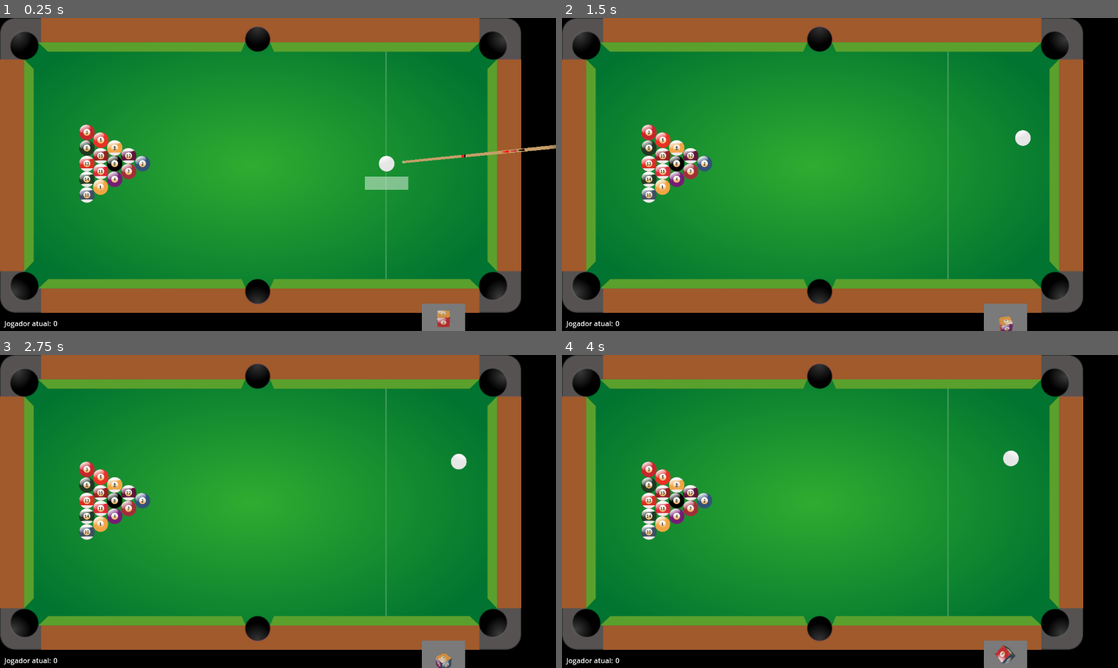
Above: before the commit, frames 1-4 (two rows, left to right).
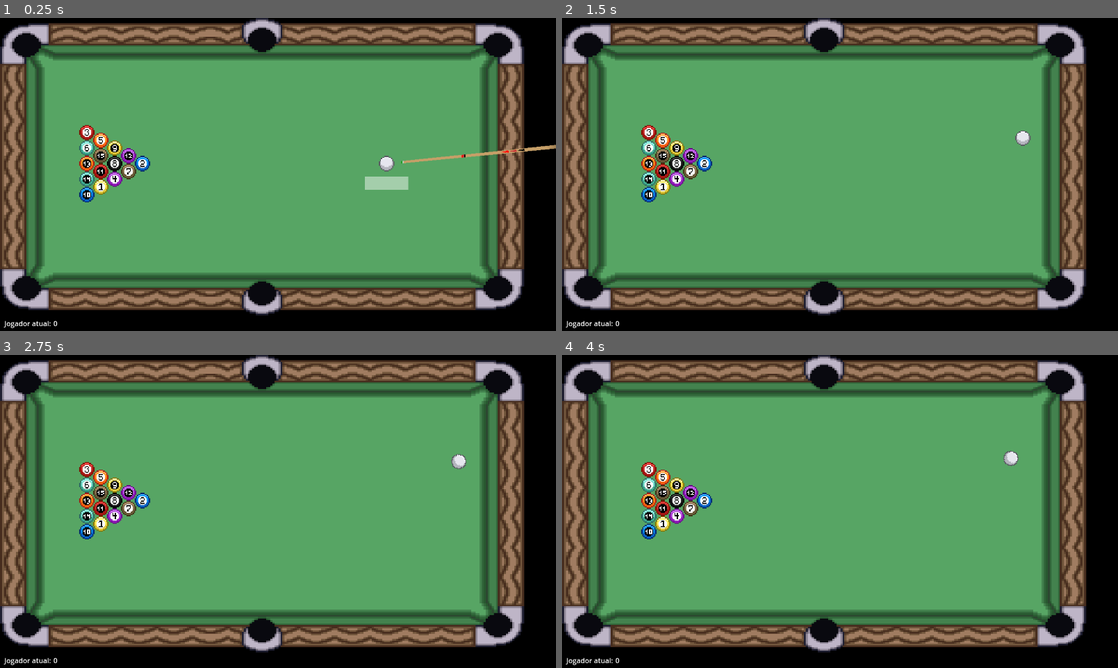
Above: after the commit, the same moments.

Repository: MathiasRLuz/Sinuca--8-Ball-Pool-
Game: Godot game, scene res://scenes/sinuca.tscn
Same seed, same stepped clock (60 frames per second), same inputs: the game is played once before the commit and once after it. The engine's default icon, where the game draws it, is replaced by a stand-in: a white triangle on a blue panel in a dark square.
Inputs (mouse positions are in pixels of both pictures, inside the frame that each line leads up to):
- Up to frame 1 (0.25 s): no input
- Up to frame 2 (1.5 s): move the mouse to (962, 158) at 0.52 s; hold D (right) 0.53-1.28 s; hold E (interact) 0.53-1.28 s; click (962, 158) at 0.67 s; tap Space at 0.77 s; move the mouse to (728, 190) at 1.27 s; hold S (down) from 1.28 s (still down); tap E (interact) at 1.35 s
- Up to frame 3 (2.75 s): tap Space at 1.52 s; move the mouse to (333, 442) at 2.02 s; release S (down) at 2.03 s; hold D (right) from 2.03 s (still down); hold E (interact) from 2.03 s (still down)
- Up to frame 4 (4 s): move the mouse to (812, 574) at 2.77 s; release D (right) at 2.78 s; release E (interact) at 2.78 s; hold W (up) 2.78-3.53 s; tap E (interact) at 2.85 s; click (812, 574) at 2.92 s; tap Space at 3.02, 3.77 s; move the mouse to (1006, 558) at 3.52 s; hold A (left) from 3.53 s (still down); hold E (interact) from 3.53 s (still down)

The runs differ from the first frame. In frame 1, 87% of the frame differs, in the area x 0-95%, y 0-100%; in frame 2, 88%; in frame 3, 88%; in frame 4, 88%.

Commit message:
update graphics

Diff:
--- a/scenes/bola.tscn
+++ b/scenes/bola.tscn
@@ -1,4 +1,6 @@
-[gd_scene load_steps=4 format=3 uid="uid://drwm0yb1mdeo8"]
+[gd_scene load_steps=5 format=3 uid="uid://drwm0yb1mdeo8"]
+
+[ext_resource type="Texture2D" uid="uid://djwys21foai4d" path="res://assets/Wizpool/Bolas de Sinuca.png" id="1_ymfk2"]
 
 [sub_resource type="PhysicsMaterial" id="PhysicsMaterial_mlpql"]
 friction = 0.3
@@ -27,6 +29,10 @@
 
 [node name="Sprite2D" type="Sprite2D" parent="."]
 texture_filter = 1
+scale = Vector2(2.525, 2.525)
+texture = ExtResource("1_ymfk2")
+hframes = 9
+vframes = 2
 
 [node name="CollisionShape2D" type="CollisionShape2D" parent="."]
 shape = SubResource("CircleShape2D_ecgr8")
--- a/scenes/mesa.tscn
+++ b/scenes/mesa.tscn
@@ -1,6 +1,6 @@
 [gd_scene load_steps=4 format=3 uid="uid://d0uweniqsslnk"]
 
-[ext_resource type="Texture2D" uid="uid://e1drkbdgnvnf" path="res://assets/table.png" id="1_x37cw"]
+[ext_resource type="Texture2D" uid="uid://epn5j771d517" path="res://assets/Wizpool/Mesas/Mesa de Sinuca.png" id="1_i3cer"]
 
 [sub_resource type="PhysicsMaterial" id="PhysicsMaterial_muaau"]
 friction = 0.5
@@ -11,8 +11,11 @@
 radius = 20.0
 
 [node name="Mesa" type="Sprite2D"]
-texture_filter = 1
-texture = ExtResource("1_x37cw")
+centered = false
+
+[node name="Sprite2D" type="Sprite2D" parent="."]
+scale = Vector2(4.6783, 3.90857)
+texture = ExtResource("1_i3cer")
 centered = false
 
 [node name="paredes" type="StaticBody2D" parent="."]
@@ -21,73 +24,73 @@
 
 [node name="CollisionPolygon2D" type="CollisionPolygon2D" parent="paredes"]
 position = Vector2(157, 43)
-polygon = PackedVector2Array(-68, 12, -48, 34, 399, 34, 407, 12, 404, -264, -70, -264, -382, -249, -379, 79, -138, 58, -141, -15, -68.2856, -27.4184)
+polygon = PackedVector2Array(-68, 12, -32, 40, 397, 40, 407, 12, 404, -264, -70, -264, -382, -249, -379, 79, -128, 56, -137.151, 6.0218, -124, -9, -97.9765, -17.603, -75, -11)
 
 [node name="CollisionPolygon2D2" type="CollisionPolygon2D" parent="paredes"]
 position = Vector2(687, 43)
-polygon = PackedVector2Array(-65, 12, -57, 34, 396, 34, 415, 14, 414, -264, -138, -268, -126, -25, -66, -22)
+polygon = PackedVector2Array(-49, 16, -35, 38, 396, 38, 419, 17, 414, -264, -138, -268, -124, 6, -108, -17, -83, -26, -66, -22, -52, -5)
 
 [node name="CollisionPolygon2D3" type="CollisionPolygon2D" parent="paredes"]
 position = Vector2(36, 511)
 rotation = -1.55778
-polygon = PackedVector2Array(-69.7467, 19.9098, -49.475, 40.6476, 394.513, 36.8665, 415, 14, 414, -264, -70, -264)
+polygon = PackedVector2Array(-76.7202, 22.0004, -56.3964, 46.738, 393.578, 41.8808, 417.342, 23.5699, 433.807, -17.6479, 414, -264, -70, -264, -92.5258, -39.7991)
 
 [node name="CollisionPolygon2D4" type="CollisionPolygon2D" parent="paredes"]
 position = Vector2(1157, 165)
 rotation = 1.56852
-polygon = PackedVector2Array(-70.0317, 13.8409, -49.0773, 33.8888, 395.922, 34.9019, 417.969, 13.952, 418.595, -261.047, -406.368, -277.926, -384.142, 62.1257, -140.129, 56.6812, -131.968, -14.3004, -79.9543, -20.182)
+polygon = PackedVector2Array(-70.0317, 13.8409, -49.0773, 33.8888, 395.922, 34.9019, 417.969, 13.952, 418.595, -261.047, -406.368, -277.926, -384.142, 62.1257, -110.127, 55.7495, -134.072, 31.6949, -138.016, 6.68579, -131.968, -14.3004, -105.936, -28.2412, -79.9543, -20.182)
 
 [node name="CollisionPolygon2D5" type="CollisionPolygon2D" parent="paredes"]
 position = Vector2(1031, 636)
 rotation = -3.13777
-polygon = PackedVector2Array(-71.9459, 14.2749, -49.866, 35.1907, 398.131, 33.4792, 410.051, 12.4335, 414, -264, -400.071, -279.473, -426.592, 107.632, -139.758, 63.5347, -146.041, -10.4418, -81.0758, -19.6902)
+polygon = PackedVector2Array(-73.9344, 17.2828, -49.866, 35.1907, 379.131, 33.551, 393.028, 6.49762, 414, -264, -400.071, -279.473, -426.592, 107.632, -115.789, 55.4431, -141.982, 37.3485, -152.961, 10.5848, -146.041, -10.4418, -122.095, -24.5334, -89.0491, -12.6597)
 
 [node name="CollisionPolygon2D6" type="CollisionPolygon2D" parent="paredes"]
 position = Vector2(480, 636)
 rotation = -3.13946
 scale = Vector2(0.942655, 0.911074)
-polygon = PackedVector2Array(-90.139, 15.5651, -80.5441, 38.5937, 391.526, 37.5538, 415, 14, 414.874, -20.9877, 484.77, -15.3386, 488.147, 79.0483, 763.977, 85.0253, 785.519, -271.745, -161.864, -299.29, -158.116, -24.8961, -89.1596, -23.9506)
+polygon = PackedVector2Array(-90.139, 15.5651, -80.5441, 38.5937, 391.526, 37.5538, 415, 14, 414.874, -20.9877, 484.77, -15.3386, 488.147, 79.0483, 763.977, 85.0253, 785.519, -271.745, -161.864, -299.29, -170.835, -19.38, -131.615, -34.833, -98.7048, -22.832)
 
 [node name="buracos" type="Area2D" parent="."]
 
 [node name="TL" type="CollisionShape2D" parent="buracos"]
-position = Vector2(49, 54)
+position = Vector2(52, 55)
 shape = SubResource("CircleShape2D_r7gxe")
 
 [node name="Alvo" type="Node2D" parent="buracos/TL"]
-position = Vector2(29, 30)
+position = Vector2(36, 39)
 
 [node name="TR" type="CollisionShape2D" parent="buracos"]
-position = Vector2(1143, 53)
+position = Vector2(1153, 56)
 shape = SubResource("CircleShape2D_r7gxe")
 
 [node name="Alvo" type="Node2D" parent="buracos/TR"]
-position = Vector2(-29, 31)
+position = Vector2(-39, 35)
 
 [node name="BL" type="CollisionShape2D" parent="buracos"]
-position = Vector2(49, 626)
+position = Vector2(53, 627)
 shape = SubResource("CircleShape2D_r7gxe")
 
 [node name="Alvo" type="Node2D" parent="buracos/BL"]
-position = Vector2(28, -31)
+position = Vector2(32, -34)
 
 [node name="BR" type="CollisionShape2D" parent="buracos"]
-position = Vector2(1143, 626)
+position = Vector2(1149, 628)
 shape = SubResource("CircleShape2D_r7gxe")
 
 [node name="Alvo" type="Node2D" parent="buracos/BR"]
-position = Vector2(-26, -31)
+position = Vector2(-39, -37)
 
 [node name="TM" type="CollisionShape2D" parent="buracos"]
-position = Vector2(592, 41)
+position = Vector2(603, 42)
 shape = SubResource("CircleShape2D_r7gxe")
 
 [node name="Alvo" type="Node2D" parent="buracos/TM"]
-position = Vector2(-1, 34)
+position = Vector2(0, 40)
 
 [node name="BM" type="CollisionShape2D" parent="buracos"]
-position = Vector2(594, 638)
+position = Vector2(604, 641)
 shape = SubResource("CircleShape2D_r7gxe")
 
 [node name="Alvo" type="Node2D" parent="buracos/BM"]
-position = Vector2(0, -33)
+position = Vector2(0, -38)
--- a/scenes/sinuca.tscn
+++ b/scenes/sinuca.tscn
@@ -114,6 +114,7 @@
 default_color = Color(0.521291, 0.431825, 0.962876, 1)
 
 [node name="Screen" type="Sprite2D" parent="."]
+visible = false
 position = Vector2(1021, 707)
 texture = ExtResource("6_2lwaj")
 script = ExtResource("7_kkqnw")
--- a/scripts/main.gd
+++ b/scripts/main.gd
@@ -44,7 +44,7 @@
 	else: jogador_atual = randi() % 2  # Retorna 0 ou 1 aleatoriamente
 	for hole in $Mesa/buracos.get_children():
 		buracos.append(hole)
-	load_images()
+	#load_images()
 	new_game()
 	$Mesa/buracos.body_entered.connect(potted_ball)
 
@@ -82,6 +82,10 @@
 			var b_sprite = Sprite2D.new()
 			add_child(b_sprite)
 			b_sprite.texture = b.get_node("Sprite2D").texture
+			b_sprite.hframes = b.get_node("Sprite2D").hframes
+			b_sprite.vframes = b.get_node("Sprite2D").vframes
+			b_sprite.frame = b.get_node("Sprite2D").frame
+			b_sprite.scale = b.get_node("Sprite2D").scale
 			b_sprite.position = Vector2(180 + 50 * (14-grupo_maior.size()-grupo_menor.size()),725)
 			b.queue_free()
 
@@ -141,8 +145,8 @@
 	ball_positions.shuffle()
 	for i in range(15):
 		var ball = ball_scene.instantiate()
-		ball.get_node("Sprite2D").texture = ball_images[count]
-		#ball.get_node("Sprite2D").frame = i+1
+		#ball.get_node("Sprite2D").texture = ball_images[count]
+		ball.get_node("Sprite2D").frame = i+1
 		if count == 7:
 			ball.position = ball8_pos
 			ball15_pos = ball_positions[i]
@@ -165,8 +169,8 @@
 	cue_ball = ball_scene.instantiate()
 	add_child(cue_ball)
 	cue_ball.position = START_POS
-	#cue_ball.get_node("Sprite2D").frame = 0
-	cue_ball.get_node("Sprite2D").texture = ball_images.back() # última imagem do array
+	cue_ball.get_node("Sprite2D").frame = 0
+	#cue_ball.get_node("Sprite2D").texture = ball_images.back() # última imagem do array
 	taking_shot = false
 	cue_ball.set_contact_monitor(true)
 	cue_ball.max_contacts_reported = 256
@@ -764,6 +768,7 @@
 		b_sprite.hframes = body.get_node("Sprite2D").hframes
 		b_sprite.vframes = body.get_node("Sprite2D").vframes
 		b_sprite.frame = body.get_node("Sprite2D").frame
+		b_sprite.scale = body.get_node("Sprite2D").scale
 		b_sprite.position = Vector2(180 + 50 * (14-grupo_maior.size()-grupo_menor.size()),725)
 		body.queue_free()
 
Binary file changed: assets/Wizpool/Bolas de Sinuca.png
